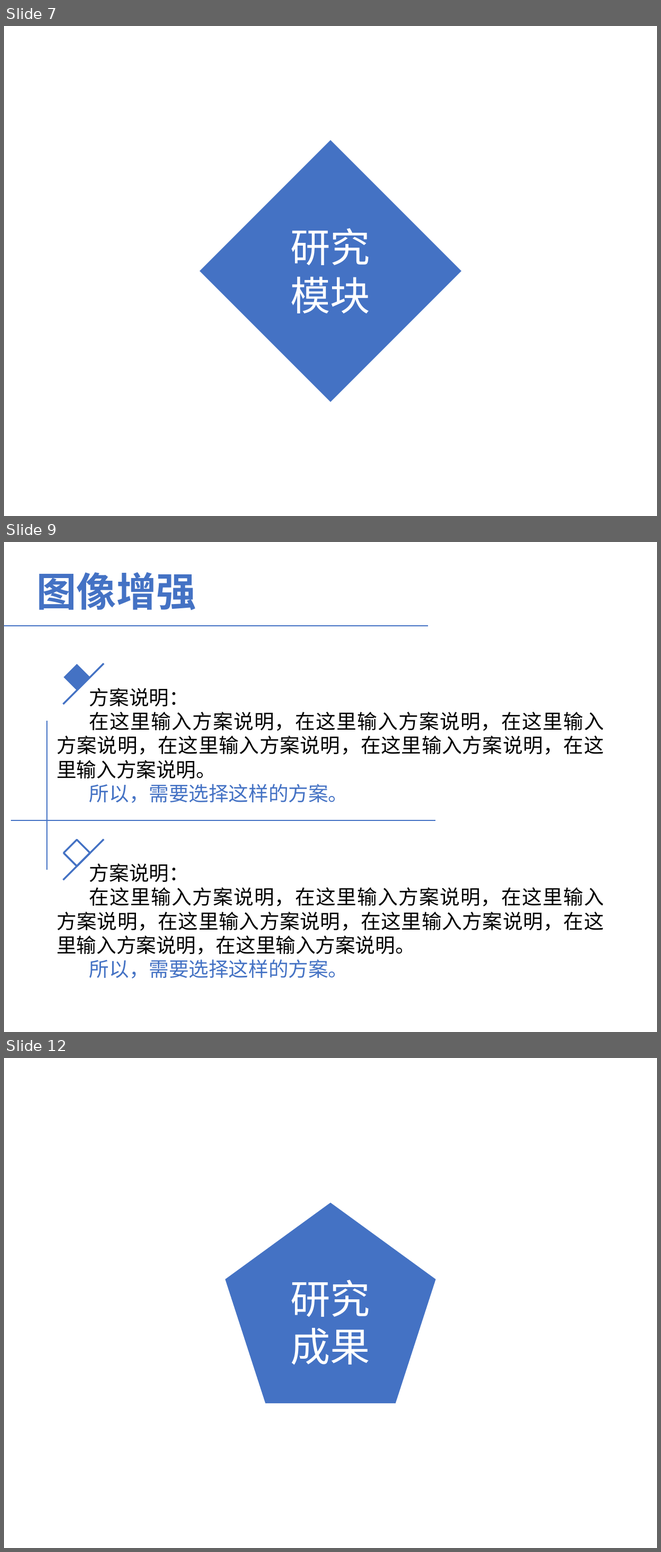
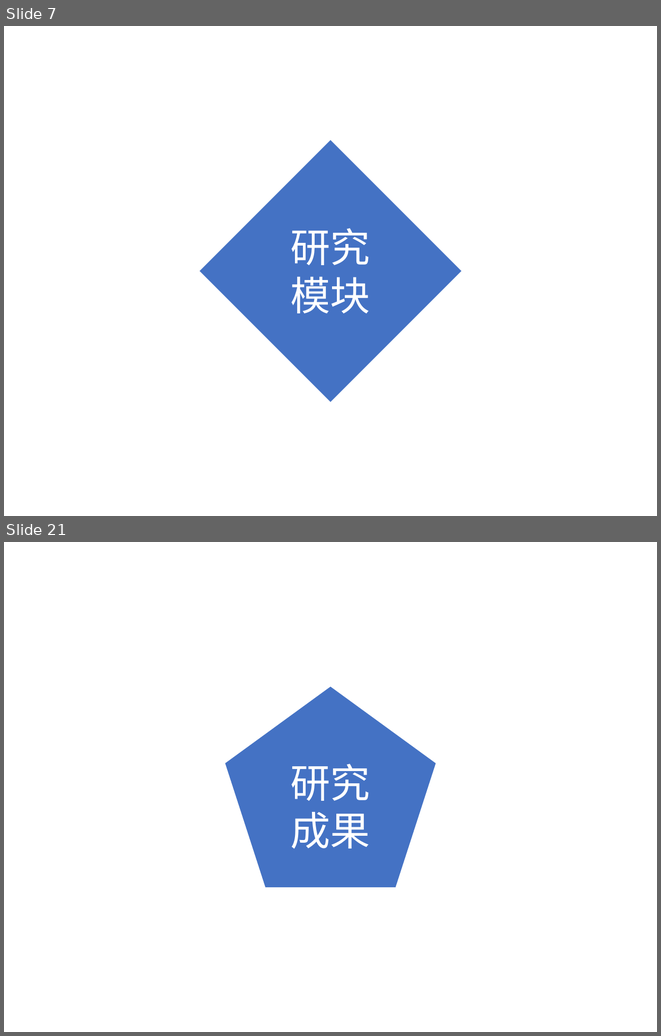
Before and after one commit to LauraCaiMin/JavaCode, a slide deck: 基于视频分析的森林烟火识别算法研究-蔡敏.pptx. Shown one above the other, each under a label of ours: slides 7, 9 and 12 before the commit, slides 7 and 21 after it; the slides between them are not shown. The pictures are 661x1552 and 661x1036 pixels, drawn with LibreOffice and Linux fonts; fonts in the diff are those of the drawing. Boxes give left, top, right and bottom in pixels: in the first picture for what was removed or moved away, otherwise in the second. Text is boxed around its words. In the diff, an @@ line names an element or a change of style, - is before the commit and + after.

```diff
--- a/基于视频分析的森林烟火识别算法研究-蔡敏.pptx
+++ b/基于视频分析的森林烟火识别算法研究-蔡敏.pptx
@@ slide 9 removed at (x1=4, y1=542, x2=657, y2=1032), background #FFFFFF @@
@@ text removed at (x1=37, y1=572, x2=196, y2=610) @@
-图像增强
@@ line removed from (4, 626) to (429, 626) @@
@@ rectangle removed at (x1=63, y1=664, x2=90, y2=691) @@
@@ line removed from (104, 663) to (63, 704) @@
@@ text removed at (x1=56, y1=688, x2=604, y2=803) @@
-方案说明：
-在这里输入方案说明，在这里输入方案说明，在这里输入方案说明，在这里输入方案说明，在这里输入方案说明，在这里输入方案说明。
-所以，需要选择这样的方案。
@@ line removed from (47, 870) to (47, 721) @@
@@ line removed from (11, 820) to (435, 820) @@
@@ rectangle removed at (x1=63, y1=840, x2=90, y2=866) @@
@@ line removed from (104, 839) to (63, 880) @@
@@ text removed at (x1=56, y1=863, x2=604, y2=978) @@
-方案说明：
-在这里输入方案说明，在这里输入方案说明，在这里输入方案说明，在这里输入方案说明，在这里输入方案说明，在这里输入方案说明，在这里输入方案说明。
-所以，需要选择这样的方案。
@@ what was slide 12 is now slide 21 @@
```
Also in this commit, not shown: 2 slides changed, 12 slides added, 2 other slides removed.
